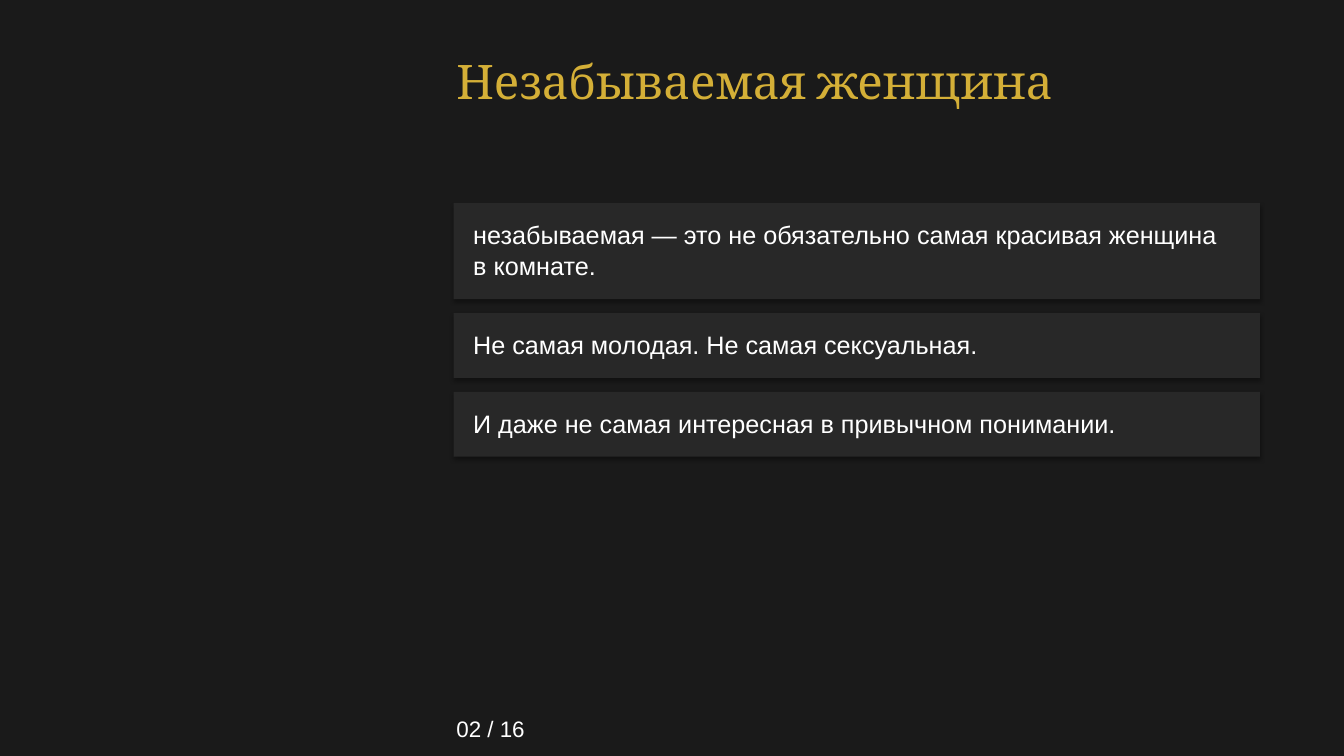
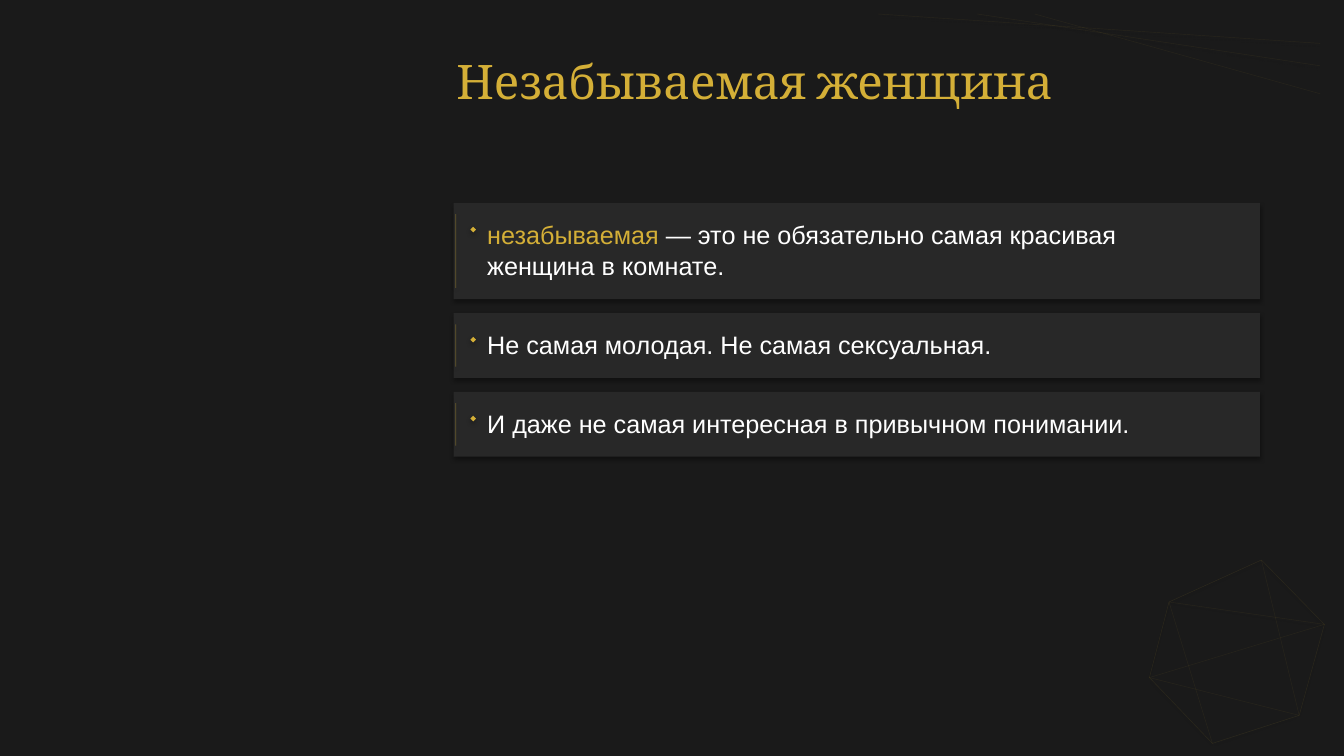
Before and after one commit to babylonofkommod-ai/-, a slide deck: slide 2 of Ваш Кристалл незабываемости.pptx. Drawn at 1344x756 pixels with LibreOffice and Linux fonts; fonts in the diff are those of the drawing. Boxes give left, top, right and bottom in pixels: in the first picture for what was removed or moved away, otherwise in the second. Text is boxed around its words. In the diff, an @@ line names an element or a change of style, - is before the commit and + after.

```diff
--- a/Ваш Кристалл незабываемости.pptx
+++ b/Ваш Кристалл незабываемости.pptx
@@ line added from (456, 214) to (456, 288), #D4AF37 0.5 pt @@
@@ diamond added at <box>471,227,477,233</box>, fill #D4AF37 @@
@@ text at <box>487,225,1116,280</box>: spaces changed @@
-незабываемая — это не обязательно самая красивая женщина
-в комнате.
+незабываемая — это не обязательно самая красивая
+женщина в комнате.
@@ text "Не самая молодая. Не самая ...": place and size @@
-text "Не самая молодая. Не самая ..." at <box>473,336,977,360</box>
+text "Не самая молодая. Не самая ..." at <box>487,336,991,360</box>
@@ line added from (456, 325) to (456, 367), #D4AF37 0.5 pt @@
@@ diamond added at <box>471,337,477,343</box>, fill #D4AF37 @@
@@ text "И даже не самая интересная ...": place and size @@
-text "И даже не самая интересная ..." at <box>473,415,1115,439</box>
+text "И даже не самая интересная ..." at <box>487,415,1129,439</box>
@@ line added from (456, 403) to (456, 446), #D4AF37 0.5 pt @@
@@ diamond added at <box>471,415,477,421</box>, fill #D4AF37 @@
@@ line added from (1170, 602) to (1261, 561), #D4AF37 0.35 pt @@
@@ text removed at <box>456,721,525,738</box> @@
-02 / 16
```
Also in this commit, not shown: 15 other slides changed, 2 other files.
